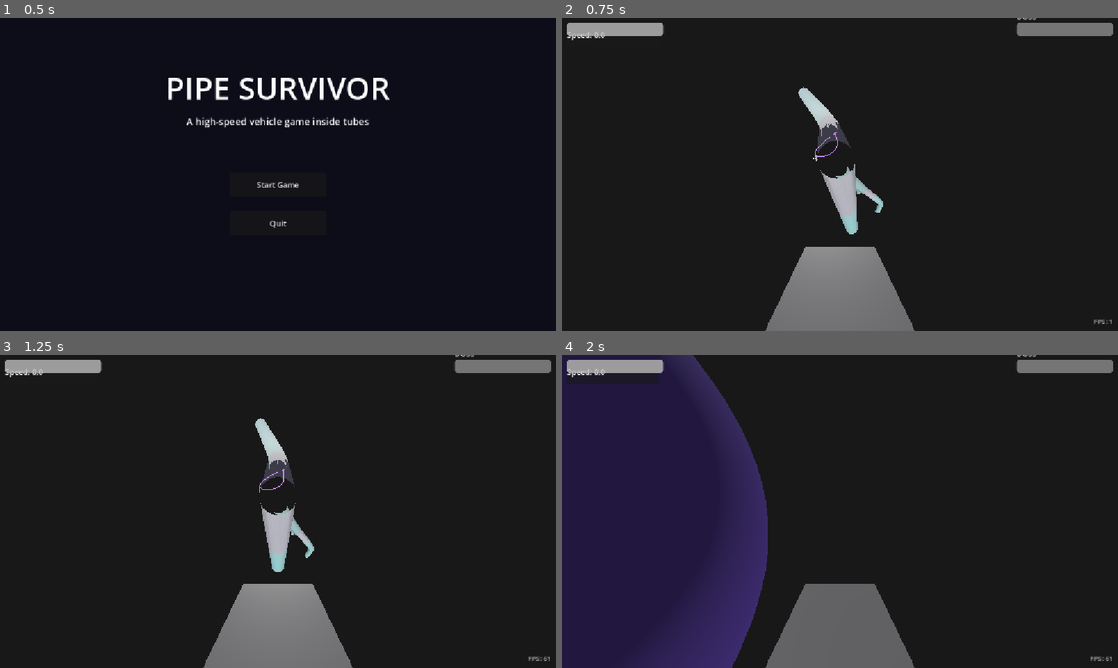
Above: before the commit, frames 1-4 (two rows, left to right).
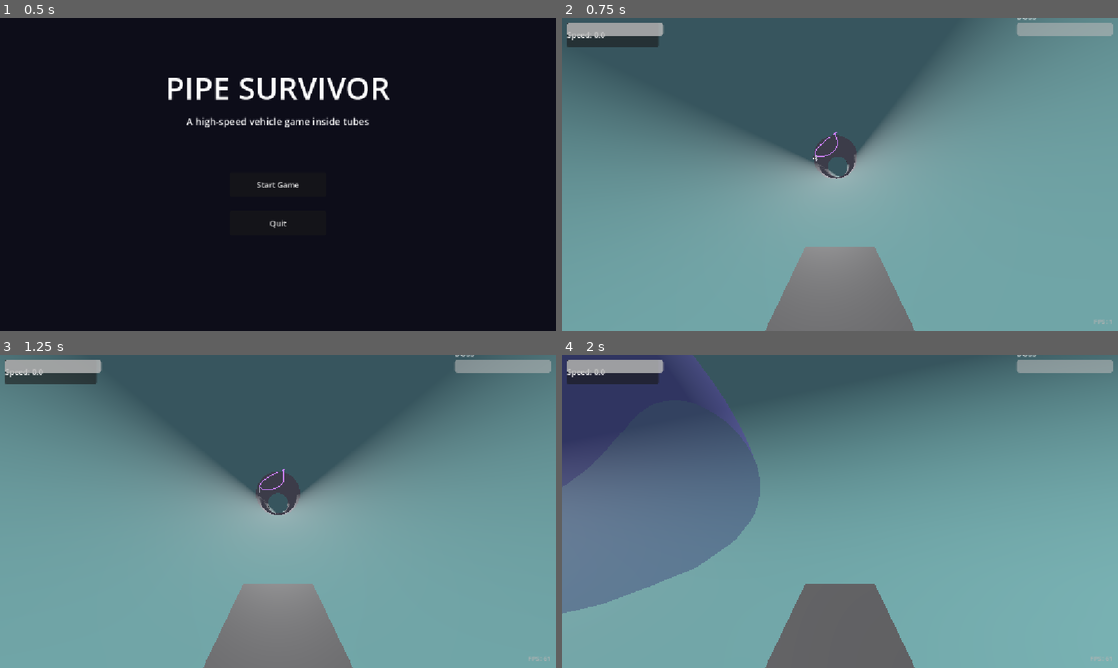
Above: after the commit, the same moments.

Repository: eternaldensity/pipe-survivor
Game: Godot game, scene res://MainMenu.tscn
The game is run twice, just before and just after one commit, with the same random seed, the same clock (stepped at 60 frames per second) and the same inputs.
Inputs:
- Up to frame 1 (0.5 s): no input
- Up to frame 2 (0.75 s): click "Start Game" at 0.5 s
- Up to frame 3 (1.25 s): no input
- Up to frame 4 (2 s): tap Enter (ui_accept) at 1.25, 1.52 s; hold Right (ui_right) from 1.28 s (still down); hold R from 1.28 s (still down)

Frame 1 is identical in both runs. In frame 2, 94% of the frame differs, in the area x 0-100%, y 0-100%; in frame 3, 94%; in frame 4, 93%.

Commit message:
Fix front-face winding: Godot culls clockwise, so interior must be the front

Diff:
--- a/bend_pipe_section.gd
+++ b/bend_pipe_section.gd
@@ -112,9 +112,10 @@
 			var c := (i + 1) * (ring_steps + 1) + j + 1
 			var d := i       * (ring_steps + 1) + j + 1
 
-			# Winding chosen so the inside surface is the front face in the
-			# +Z flow direction: geometric normals point toward the axis.
-			indices.append_array([a, b, c, a, c, d])
+			# Godot uses clockwise winding for front faces (the cross product
+			# points to the back side), so this order puts the inside surface
+			# on the front and keeps it visible with CULL_BACK.
+			indices.append_array([a, c, b, a, d, c])
 
 	var arrays := []
 	arrays.resize(Mesh.ARRAY_MAX)
--- a/junction_pipe_section.gd
+++ b/junction_pipe_section.gd
@@ -225,7 +225,7 @@
 func _cache_key() -> String:
 	# Bump the version when the mesh-building code changes so stale disk
 	# caches are not reused.
-	return "v4|%s|%s|%s|%s|%s|%s|%s|%s|%s" % [
+	return "v5|%s|%s|%s|%s|%s|%s|%s|%s|%s" % [
 		tube_radius, trunk_length, branch_angle, branch_length,
 		decision_offset, blend_length, has_trunk, left_branch, right_branch]
 
@@ -441,16 +441,16 @@
 					best_c = i
 					best_cp = cp
 
-			# Orient every triangle so its geometric normal points toward the
-			# tube axis (the visible side from inside). CSG output is mostly
-			# outward-wound with outward normals, but some seam triangles come
-			# out inverted relative to their normals, which back-face culls
-			# holes into the wall when viewed from inside.
+			# Godot uses clockwise winding for front faces, i.e. the geometric
+			# normal points to the back side. The visible front must therefore
+			# face the interior: orient each triangle so its cross product
+			# points *away* from the tube axis. CSG output is mostly correct
+			# for the outside, so seam triangles need flipping here.
 			var inward := -face_n
 			var radial := centroid - best_cp
 			if radial.length_squared() > 1e-8:
 				inward = -radial.normalized()
-			var flip_winding := face_n.dot(inward) < 0.0
+			var flip_winding := face_n.dot(inward) > 0.0
 			var order := [i0, i2, i1] if flip_winding else [i0, i1, i2]
 			for k in order:
 				out_idx.append(out_verts.size())
@@ -467,8 +467,8 @@
 
 	# Final consistency pass: CSG seam triangles can end up with a winding that
 	# disagrees with their emitted (inward) normals, which makes them vanish
-	# from inside under CULL_BACK. Flip any such triangle so the front face is
-	# always the side the normals point to.
+	# from inside under back-face culling. Flip any such triangle so its front
+	# face (the side opposite the geometric normal) faces the interior.
 	for t in range(out_idx.size() / 3):
 		var a := out_idx[t * 3]
 		var b := out_idx[t * 3 + 1]
@@ -477,7 +477,7 @@
 		if fn.length_squared() < 1e-12:
 			continue
 		var an := out_norms[a] + out_norms[b] + out_norms[c]
-		if an.length_squared() < 1e-12 or fn.dot(an) < 0.0:
+		if an.length_squared() < 1e-12 or fn.dot(an) > 0.0:
 			out_idx[t * 3 + 1] = c
 			out_idx[t * 3 + 2] = b
 	var arrays := []
--- a/straight_pipe_section.gd
+++ b/straight_pipe_section.gd
@@ -70,9 +70,9 @@
 		var b := ring_n + j
 		var c := ring_n + j2
 		var d := j2
-		# Winding chosen so the inside surface is the front face in the
-		# +Z flow direction: geometric normals point toward the axis.
-		indices.append_array([a, b, c, a, c, d])
+		# Godot uses clockwise winding for front faces, so the cross product
+		# points to the back side. This order makes the inside the front face.
+		indices.append_array([a, c, b, a, d, c])
 
 	var arrays := []
 	arrays.resize(Mesh.ARRAY_MAX)
--- /dev/null
+++ b/tests/render_probe.gd
@@ -0,0 +1,58 @@
+extends SceneTree
+## Renders screenshots from inside the first straight, bend, junction, rest
+## zone, and boss arena of the generated level.
+## Run: xvfb-run -a godot --path . --script tests/render_probe.gd
+
+var cam: Camera3D
+
+func _init() -> void:
+	var main = load("res://main.tscn").instantiate()
+	root.add_child(main)
+	for i in range(40):
+		await process_frame
+	var vehicle = main.get_node("Vehicle")
+	vehicle.set_physics_process(false)
+	var net = main.get_node("PipeNetwork")
+
+	cam = Camera3D.new()
+	cam.fov = 80.0
+	cam.near = 0.05
+	main.add_child(cam)
+	cam.current = true
+
+	var done := {}
+	for s in net.sections:
+		var sec: PipeSection = s
+		var key := ""
+		if sec is BossArena:
+			key = "BossArena"
+		elif sec is RestZone:
+			key = "RestZone"
+		elif sec is JunctionPipeSection:
+			key = "JunctionPipeSection"
+		elif sec is BendPipeSection:
+			key = "BendPipeSection"
+		elif sec is StraightPipeSection:
+			key = "StraightPipeSection"
+		if key == "" or done.has(key):
+			continue
+		done[key] = true
+		await _shoot(sec, key)
+	quit(0)
+
+func _shoot(sec: PipeSection, key: String) -> void:
+	var a := sec.entry.global_position
+	var b := sec.exit.global_position
+	var mid := a.lerp(b, 0.4)
+	var props := sec.get_tube_properties(mid)
+	var axis: Vector3 = props["axis"].normalized()
+	var origin: Vector3 = mid - axis * 2.0
+	cam.global_position = origin
+	cam.look_at(origin + axis, Vector3.UP)
+	for i in range(4):
+		await process_frame
+	await RenderingServer.frame_post_draw
+	var img := root.get_texture().get_image()
+	var out := "/tmp/opencode/view_%s.png" % key
+	img.save_png(out)
+	print("SAVED ", out, " from ", origin, " axis ", axis)
--- a/tests/visibility_harness.gd
+++ b/tests/visibility_harness.gd
@@ -128,11 +128,15 @@
 					continue
 				vn = vn.normalized()
 				checked += 1
-				if face_n.dot(vn) <= 0.0:
+				# Godot front faces are clockwise: the cross product points to
+				# the back side. Interior visibility needs it to point away from
+				# the inward normals (dot < 0); dot >= 0 means the interior is
+				# the back face and gets culled.
+				if face_n.dot(vn) >= 0.0:
 					bad += 1
 					mesh_desc = "%s/surf%d" % [mi.name, surf]
 	_assert(checked > 0, "no mesh triangles sampled: %s" % sec.name)
-	_assert(bad == 0, "%s: %d/%d triangles wound opposite their normals (invisible from inside) [mesh=%s]"
+	_assert(bad == 0, "%s: %d/%d triangles render their back side to the inside (invisible) [mesh=%s]"
 		% [sec.name, bad, checked, mesh_desc])
 
 func _all_children(node: Node) -> Array[Node]:
Not shown, added: tests/render_probe.gd.uid
